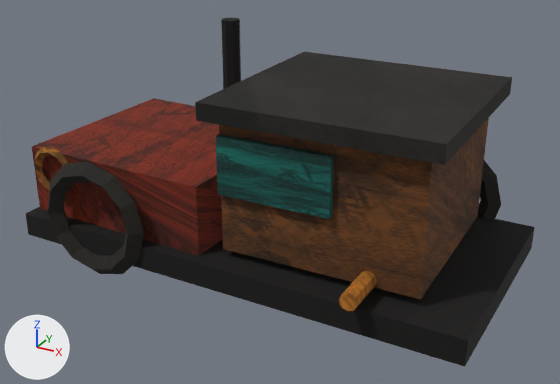
The glTF model pilots/map-rebuild-spike/landmarks/boneyard/flivver-row-east-b.glb, before and after one commit.
The view is the same before and after, from a 50 mm camera at (4.32, -7.78, 4.82) aimed at (0.12, -0.15, 1.0). Arrows for +X, +Y and +Z are at lower left; the lights stay in place. The older version comes first. Vertices at exactly the same position are counted once.

Before the edit, the objects in view are built like this:
```python
me_flivver_row_east_b_mesh = bpy.data.meshes.new('flivver-row-east-b.mesh')
me_flivver_row_east_b_mesh.from_pydata(...)  # 272 vertices, 512 faces; spans x -2.91..2.91, y -1.67..1.67, z 0.0..2.85
me_flivver_row_east_b_mesh.materials.append(mat_boneyardlandmarkpackmaterial)  # picture img_boneyard_landmarks_atlas
ob_flivver_row_east_b = bpy.data.objects.new('flivver-row-east-b', me_flivver_row_east_b_mesh)
ob_flivver_row_east_b.location = (0.0, 0.0, 0.0)
```
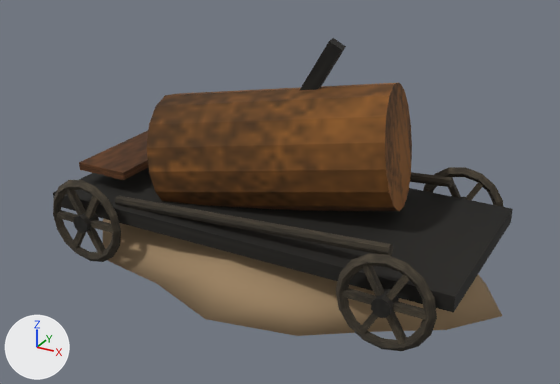
Changed parts and their boxes (x1, y1, x2, y2) in the pictures (560 x 384 px):
'flivver-row-east-b', reshaped (10% narrower, 10% shorter)
    before: (26, 18, 535, 367)
    after: (53, 38, 513, 351)
part 1 of me_flivver_row_east_b_mesh, added
    after: (53, 168, 513, 313)
part 2 of me_flivver_row_east_b_mesh, added
    after: (73, 213, 99, 233)
part 3 of me_flivver_row_east_b_mesh, added (mostly hidden)
    after: (90, 219, 113, 233)
part 4 of me_flivver_row_east_b_mesh, added
    after: (57, 210, 78, 222)
part 5 of me_flivver_row_east_b_mesh, added
    after: (371, 289, 399, 318)
part 6 of me_flivver_row_east_b_mesh, added
    after: (393, 301, 426, 320)
part 7 of me_flivver_row_east_b_mesh, added
    after: (343, 288, 376, 305)
part 8 of me_flivver_row_east_b_mesh, added (brown)
    after: (79, 131, 148, 180)
part 9 of me_flivver_row_east_b_mesh, rebuilt
    before: (478, 160, 501, 220)
    after: (423, 167, 503, 207)
part 10 of me_flivver_row_east_b_mesh, rebuilt (22% narrower, 27% shorter)
    before: (26, 207, 535, 367)
    after: (103, 219, 502, 336)
part 11 of me_flivver_row_east_b_mesh, rebuilt
    before: (219, 118, 489, 299)
    after: (147, 83, 412, 212)
part 12 of me_flivver_row_east_b_mesh, deleted (brown)
    before: (34, 146, 69, 190)
part 13 of me_flivver_row_east_b_mesh, deleted
    before: (221, 18, 241, 89)
part 14 of me_flivver_row_east_b_mesh, deleted (cyan)
    before: (216, 134, 334, 219)
part 15 of me_flivver_row_east_b_mesh, deleted
    before: (195, 52, 512, 165)
part 16 of me_flivver_row_east_b_mesh, cut back
    before: (32, 98, 377, 311)
    after: (53, 38, 483, 351)

The change, as a list of edits to the scene's bpy script:
```text
Change me_flivver_row_east_b_mesh:
    remove me_flivver_row_east_b_mesh.from_pydata(...)  # 272 vertices, 512 faces; spans x -2.91..2.91, y -1.67..1.67, z 0.0..2.85
    add me_flivver_row_east_b_mesh.from_pydata(...)  # 697 vertices, 1250 faces; spans x -2.91..2.91, y -1.67..1.67, z 0.0..2.85
    me_flivver_row_east_b_mesh part 1: a new loose piece, a box spanning x -2.65..2.65, y -1.17..1.17, z 0.62..0.8, in mat_boneyardlandmarkpackmaterial (picture img_boneyard_landmarks_atlas)
    me_flivver_row_east_b_mesh part 2: a new loose piece, a 10-sided cylinder along y spanning x -2.08..-1.87, y -1.43..-1.21, z 0.5..0.72, in mat_boneyardlandmarkpackmaterial (picture img_boneyard_landmarks_atlas)
    me_flivver_row_east_b_mesh part 3: a new loose piece, a box spanning x -1.979..-1.528, y -1.36..-1.285, z 0.571..0.648, in mat_boneyardlandmarkpackmaterial (picture img_boneyard_landmarks_atlas)
    me_flivver_row_east_b_mesh part 4: a new loose piece, a box spanning x -2.43..-1.979, y -1.36..-1.285, z 0.571..0.648, in mat_boneyardlandmarkpackmaterial (picture img_boneyard_landmarks_atlas)
    me_flivver_row_east_b_mesh part 5: a new loose piece, a 10-sided cylinder along y spanning x 1.87..2.08, y -1.43..-1.21, z 0.5..0.72, in mat_boneyardlandmarkpackmaterial (picture img_boneyard_landmarks_atlas)
    me_flivver_row_east_b_mesh part 6: a new loose piece, a box spanning x 1.979..2.43, y -1.36..-1.285, z 0.571..0.648, in mat_boneyardlandmarkpackmaterial (picture img_boneyard_landmarks_atlas)
    me_flivver_row_east_b_mesh part 7: a new loose piece, a box spanning x 1.528..1.979, y -1.36..-1.285, z 0.571..0.648, in mat_boneyardlandmarkpackmaterial (picture img_boneyard_landmarks_atlas)
    me_flivver_row_east_b_mesh part 8: a new loose piece, a box spanning x -2.52..-1.79, y -0.78..1.14, z 1.01..1.11, in mat_boneyardlandmarkpackmaterial (picture img_boneyard_landmarks_atlas)
    me_flivver_row_east_b_mesh part 9: the loose piece of 48 vertices spanning x 0.97..2.47, y 1.22..1.48, z 0.0..1.5 is rebuilt with 64 vertices and now spans x 1.43..2.53, y 1.26..1.39, z 0.05..1.17
    me_flivver_row_east_b_mesh part 10: the loose piece of 8 vertices spanning x -2.91..2.91, y -1.48..1.37, z 0.25..0.55 is rebuilt with 49 vertices and now spans x -2.91..2.91, y -1.67..1.67, z 0.0..0.58, in mat_boneyarddriftearth (brown #9f8564)
    me_flivver_row_east_b_mesh part 11: the loose piece of 8 vertices spanning x -0.09..2.29, y -1.18..1.08, z 0.65..2.27 is rebuilt with 32 vertices and now spans x -1.58..1.6, y -0.88..1.06, z 0.51..2.41
    me_flivver_row_east_b_mesh part 12: the loose piece of 48 vertices spanning x -2.77..-2.13, y -1.36..-1.24, z 0.87..1.51 is deleted
    me_flivver_row_east_b_mesh part 13: the loose piece of 16 vertices spanning x -1.17..-0.93, y 0.55..0.79, z 1.08..2.85 is deleted
    me_flivver_row_east_b_mesh part 14: the loose piece of 8 vertices spanning x -0.06..1.3, y -1.26..-1.13, z 1.36..2.04 is deleted
    me_flivver_row_east_b_mesh part 15: the loose piece of 8 vertices spanning x -0.27..2.47, y -1.34..1.24, z 2.21..2.41 is deleted
    me_flivver_row_east_b_mesh part 16: 72 vertices removed from x -2.86..1.82, y -1.67..1.57, z 0.0..1.5; 328 vertices added at x -2.53..2.53, y -1.39..1.36, z 0.05..2.85
    other edits to the shape of me_flivver_row_east_b_mesh do not show in these pictures
    add me_flivver_row_east_b_mesh.materials.append(mat_boneyarddriftearth)  # brown #9f8564
```
